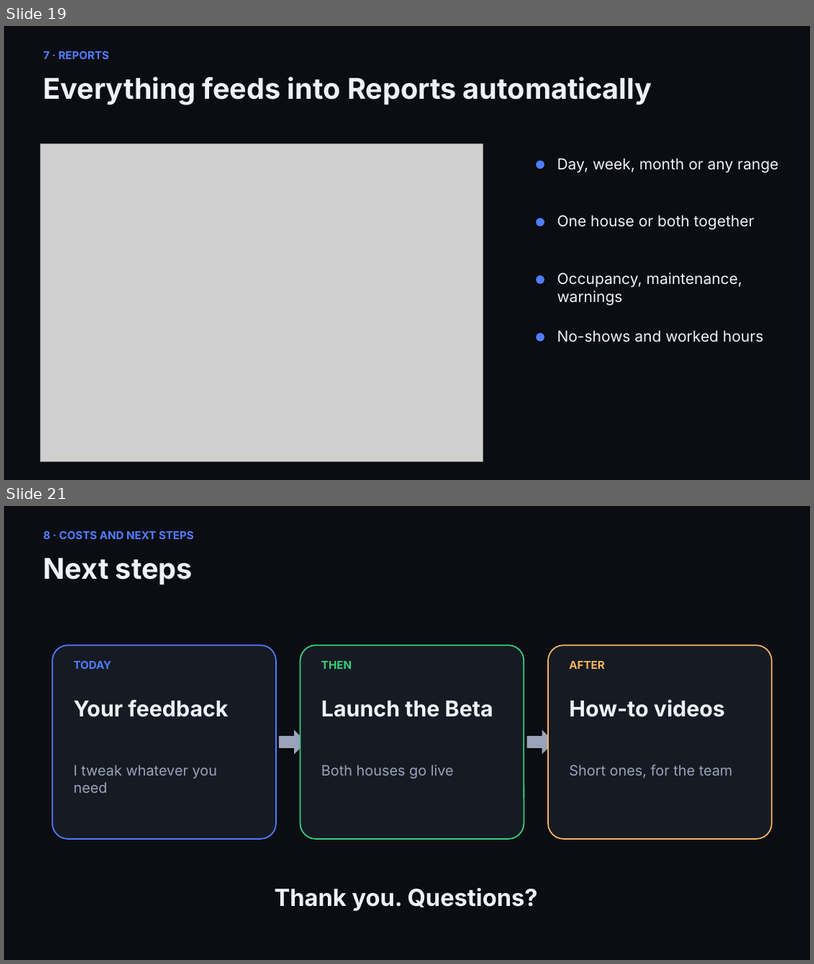
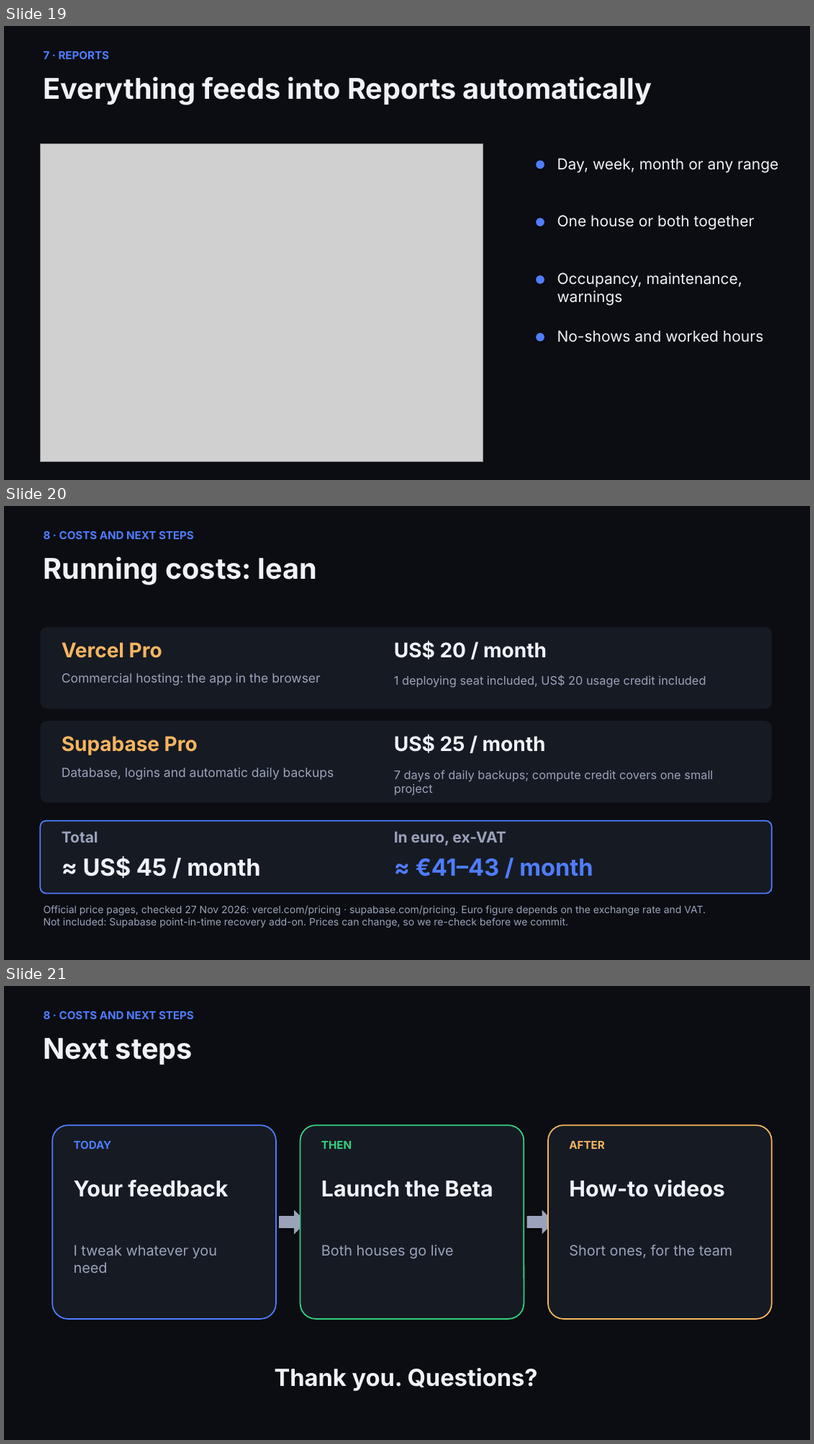
Before and after one commit to catto771-star/vinny001, a slide deck: docs/presentation/DS-Lodge-Boss-Presentation.pptx. Shown one above the other, each under a label of ours: slides 19 and 21 before the commit, slides 19, 20 and 21 after it; the slides between them are not shown. The pictures are 814x964 and 814x1444 pixels, drawn with LibreOffice and Linux fonts; fonts in the diff are those of the drawing; grey boxes stand for pictures. Boxes give left, top, right and bottom in pixels: in the first picture for what was removed or moved away, otherwise in the second. Text is boxed around its words. In the diff, an @@ line names an element or a change of style, - is before the commit and + after.

```diff
--- a/docs/presentation/DS-Lodge-Boss-Presentation.pptx
+++ b/docs/presentation/DS-Lodge-Boss-Presentation.pptx
@@ slide 20 added at (4, 506, 810, 960), background #0B0D12 @@
@@ text added at (44, 531, 194, 539), 13 pt, text #4F7DFF, bold @@
+8 · COSTS AND NEXT STEPS
@@ text added at (44, 556, 317, 585), 34 pt, text #F0F2F8, bold @@
+Running costs: lean
@@ rounded rectangle added at (40, 627, 772, 708), fill #161A23 @@
@@ text added at (62, 642, 162, 658), 24 pt, text #F5B560, bold @@
+Vercel Pro
@@ text added at (394, 641, 547, 659), 24 pt, text #F0F2F8, bold @@
+US$ 20 / month
@@ text added at (62, 673, 321, 685), 15 pt, text #9AA3BA @@
+Commercial hosting: the app in the browser
@@ text added at (394, 675, 706, 687), 14 pt, text #9AA3BA @@
+1 deploying seat included, US$ 20 usage credit included
@@ rounded rectangle added at (40, 721, 772, 803), fill #161A23 @@
@@ text added at (62, 736, 198, 755), 24 pt, text #F5B560, bold @@
+Supabase Pro
@@ text added at (394, 734, 546, 753), 24 pt, text #F0F2F8, bold @@
+US$ 25 / month
@@ text added at (62, 767, 334, 780), 15 pt, text #9AA3BA @@
+Database, logins and automatic daily backups
@@ text added at (394, 770, 713, 795), 14 pt, text #9AA3BA @@
+7 days of daily backups; compute credit covers one small project
@@ rounded rectangle added at (40, 821, 772, 893), fill #161A23, outline #4F7DFF 1.5 pt @@
@@ text added at (62, 831, 98, 842), 18 pt, text #9AA3BA, bold @@
+Total
@@ text added at (394, 831, 507, 845), 18 pt, text #9AA3BA, bold @@
+In euro, ex-VAT
@@ text added at (83, 856, 260, 878), 28 pt, text #F0F2F8, bold @@
+≈ US$ 45 / month
@@ text added at (416, 858, 593, 876), 28 pt, text #4F7DFF, bold @@
+≈ €41–43 / month
@@ text added at (44, 905, 706, 927), 12 pt, text #9AA3BA @@
+Official price pages, checked 27 Nov 2026: vercel.com/pricing · supabase.com/pricing. Euro figure depends on the exchange rate and VAT.
+Not included: Supabase point-in-time recovery add-on. Prices can change, so we re-check before we commit.
```
Also in this commit, not shown: 4 slides changed, 1 slide removed, 2 other files.
